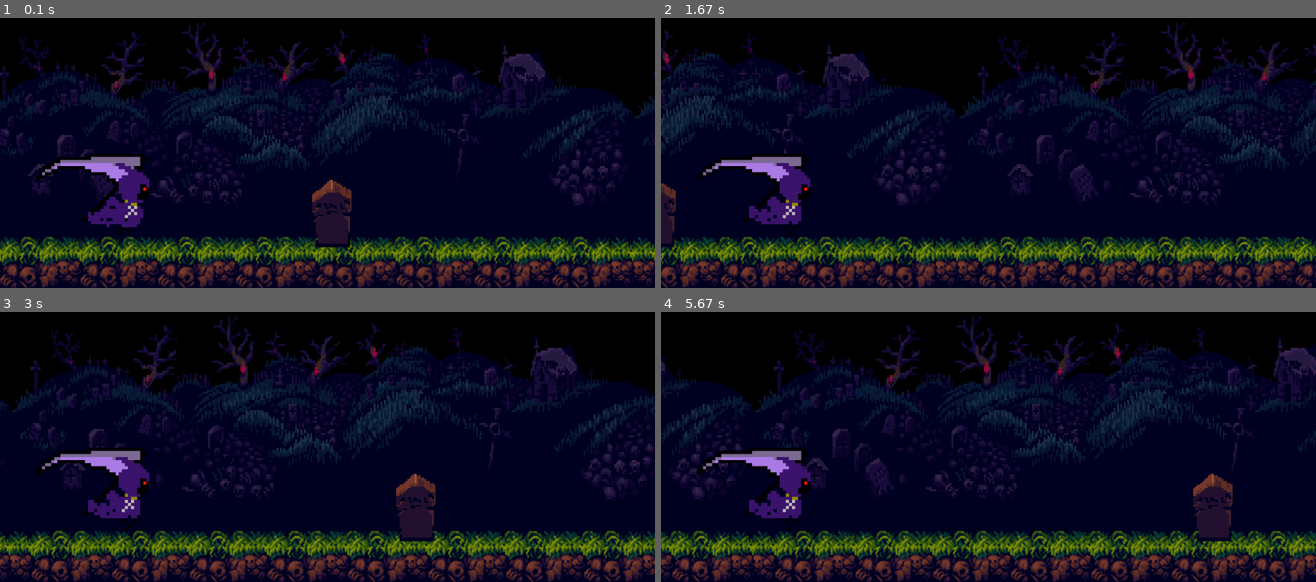
Above: before the commit, frames 1-4 (two rows, left to right).
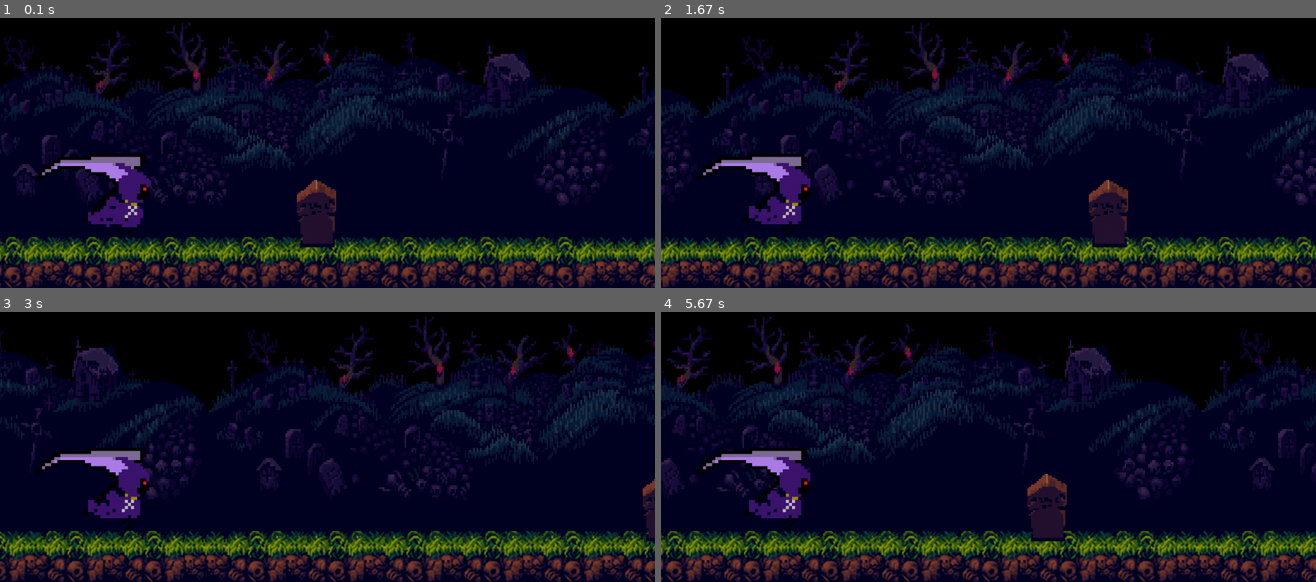
Above: after the commit, the same moments.

Repository: mmvbs/Cleanse-your-ghost
Game: pygame game, started from CYG.py
The game is run twice, just before and just after one commit, with the same random seed, the same clock (stepped at 60 frames per second) and the same inputs.
Inputs:
- Up to frame 1 (0.1 s): no input
- Up to frame 2 (1.67 s): tap J at 0.33 s
- Up to frame 3 (3 s): tap J at 1.67 s
- Up to frame 4 (5.67 s): no input

The runs differ from the first frame. In frame 1, 24% of the frame differs, in the area x 0-100%, y 1-100%; in frame 2, 29%; in frame 3, 28%; in frame 4, 30%.

Commit message:
animação do ataque e texturas

Diff:
--- a/CYG.py
+++ b/CYG.py
@@ -25,7 +25,6 @@
 clock = pygame.time.Clock()
 
 while running:
-    #tela.fill((0,0,0))
     for event in pygame.event.get():
         if event.type == pygame.QUIT:
             running = False
@@ -48,6 +47,6 @@
     pygame.display.update()
 
     # Controla a taxa de frames por segundo
-    clock.tick(60)  # Limita a FPS a 60
+    clock.tick(60)
 
 pygame.quit()
--- a/classes/mundo.py
+++ b/classes/mundo.py
@@ -14,9 +14,7 @@
         self.stone1_x = 640  # Posição inicial do obstáculo
 
         # Velocidade de movimento
-        self.velocidade = 7
-
-        self.load_images()
+        self.velocidade = 12
 
     def load_images(self):
         base_path = os.path.abspath(os.path.join(os.path.dirname(__file__), '..', 'texturas'))
--- a/classes/player.py
+++ b/classes/player.py
@@ -1,5 +1,6 @@
 import pygame
 import os
+#import time
 
 
 
@@ -35,6 +36,7 @@
         self.ataque_index = 0
         self.image = self.atacando[0]
         self.image = self.correndo[0]
+
     def load_images(self):
         base_path = os.path.abspath(os.path.join(os.path.dirname(__file__), '..', 'texturas'))
         sprite_path = os.path.join(base_path, "ocultie1.png")
@@ -46,8 +48,10 @@
         self.tela.blit(self.image, (self.x_player, self.y_player))
 
     def ataque(self):
-        self.image = self.atacando[self.ataque_index// 5]
-        self.ataque_index =(self.ataque_index + 1) % (len(self.atacando) *5)
+            self.image = self.atacando[self.ataque_index]
+            self.ataque_index += 1
+            if self.ataque_index >= len(self.atacando):
+                self.ataque_index = 0
 
     def run(self):
         # Atualiza o frame da animação de corrida
Binary file added: texturas/bg-moon.png
Binary file added: texturas/bg-mountains.png
Binary file added: texturas/night-town-background-clouds.png
